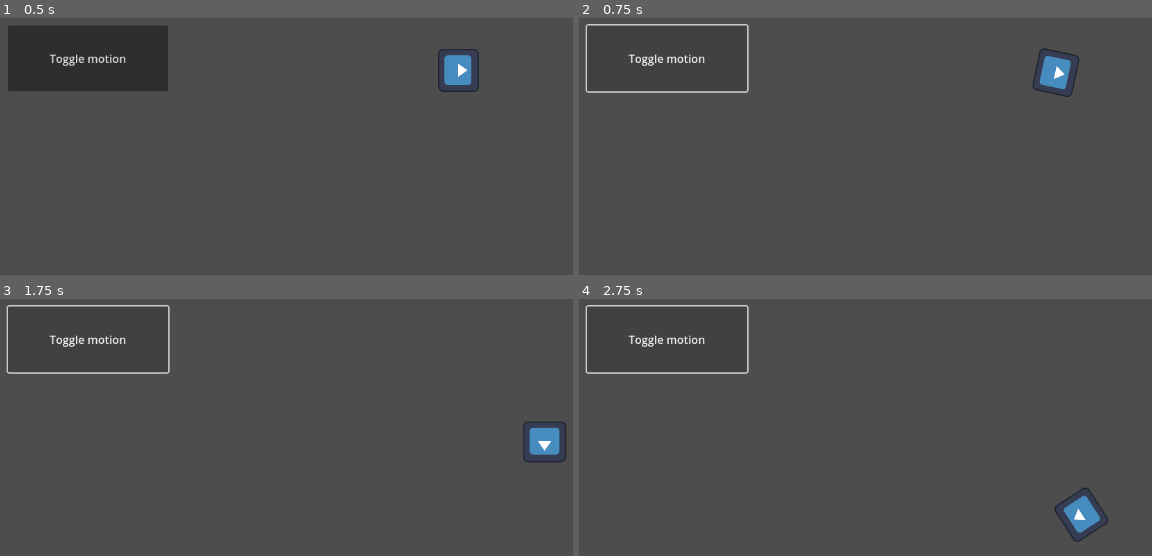
Above: before the commit, frames 1-4 (two rows, left to right).
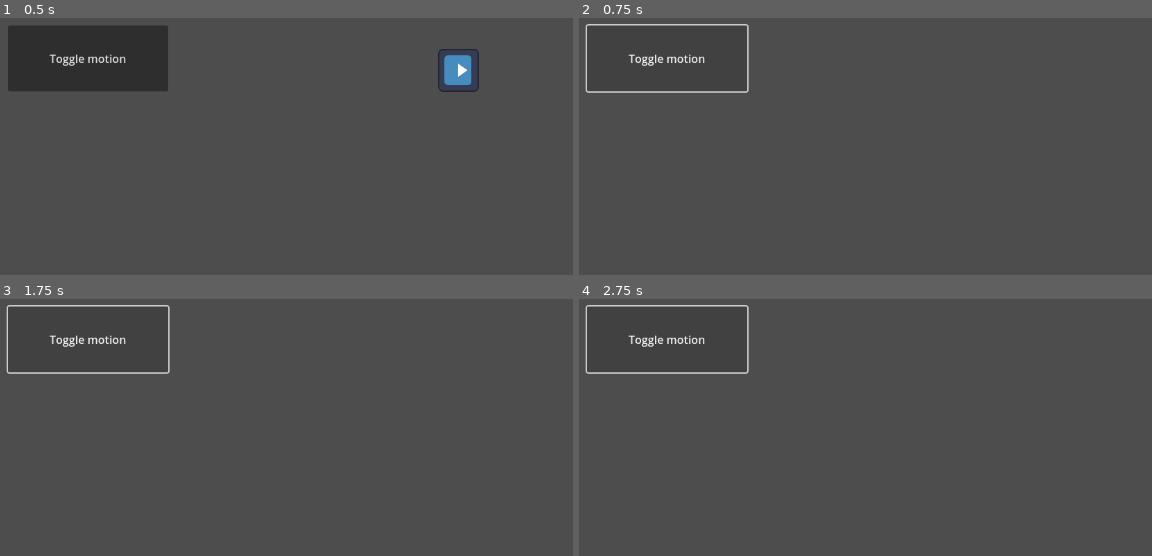
Above: after the commit, the same moments.

Repository: JoelEncinas/Godot-Journey
Game: Godot game, scene res://node_2d.tscn
The game is run twice, just before and just after one commit, with the same random seed, the same clock (stepped at 60 frames per second) and the same inputs. The project has no main scene, so this scene is started directly. The engine's default icon, where the game draws it, is replaced by a stand-in: a white triangle on a blue panel in a dark square.
Inputs:
- Up to frame 1 (0.5 s): no input
- Up to frame 2 (0.75 s): click "Toggle motion" at 0.5 s
- Up to frame 3 (1.75 s): click "Toggle motion" at 1.25 s
- Up to frame 4 (2.75 s): click "Toggle motion" at 2 s

Frame 1 is identical in both runs. In frame 2, 0.7% of the frame differs, in the area x 79-88%, y 11-31%; in frame 3, 0.7%; in frame 4, 0.7%.

Commit message:
add blinking timer

Diff:
--- a/FirstGame/Sprite2D.gd
+++ b/FirstGame/Sprite2D.gd
@@ -3,12 +3,17 @@
 var speed = 400
 var angular_speed = PI
 
+func _ready():
+	var timer = get_node("Timer")
+	timer.timeout.connect(_on_timer_timeout)
+
+func _on_timer_timeout():
+	visible = not visible
 
 func _process(delta):
 	rotation += angular_speed * delta
 	var velocity = Vector2.UP.rotated(rotation) * speed
 	position += velocity * delta
 
-
 func _on_button_pressed():
 	set_process(not is_processing())
--- a/FirstGame/node_2d.tscn
+++ b/FirstGame/node_2d.tscn
@@ -5,6 +5,10 @@
 [node name="Node2D" type="Node2D"]
 
 [node name="Sprite2D" parent="." instance=ExtResource("1_cjknh")]
+
+[node name="Timer" type="Timer" parent="Sprite2D"]
+wait_time = 0.1
+autostart = true
 
 [node name="Button" type="Button" parent="."]
 offset_left = 62.0
